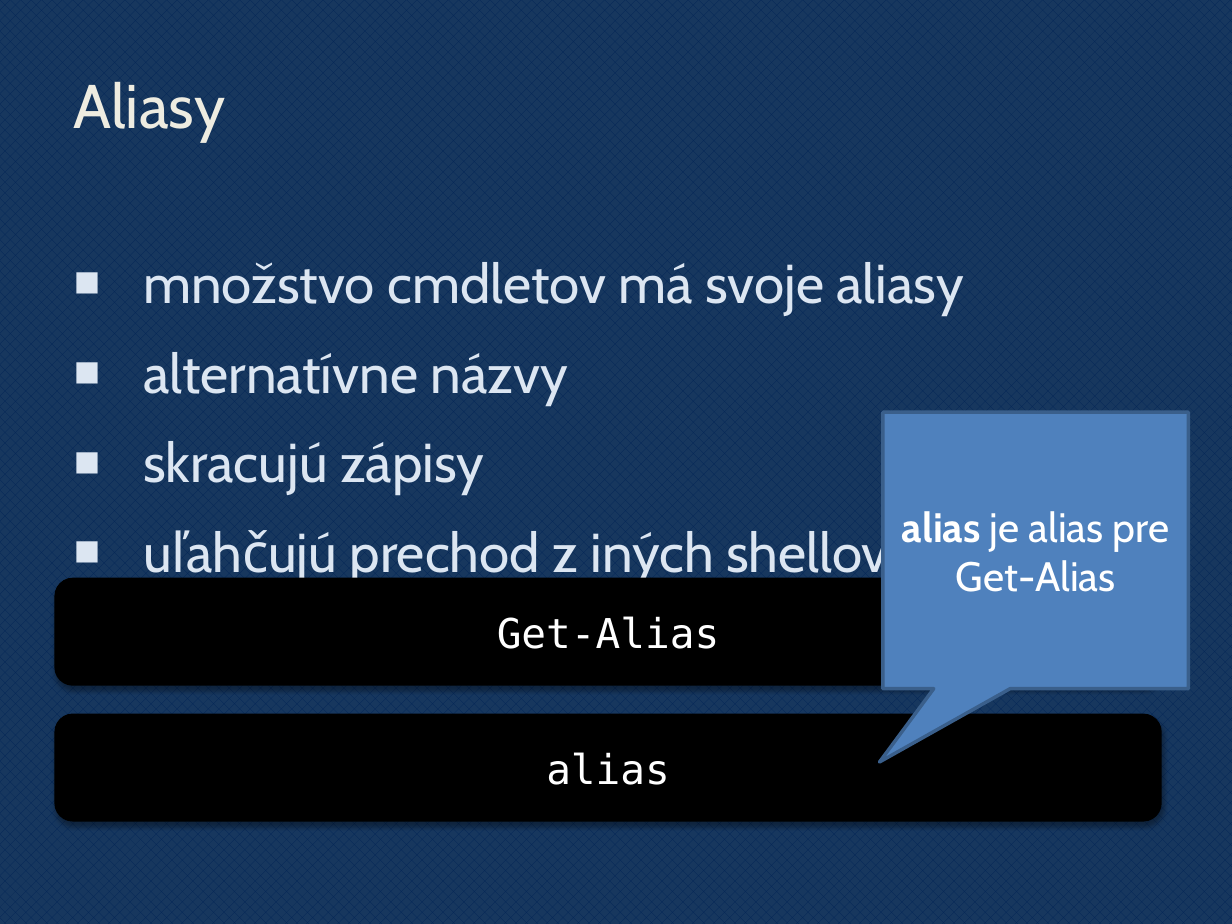
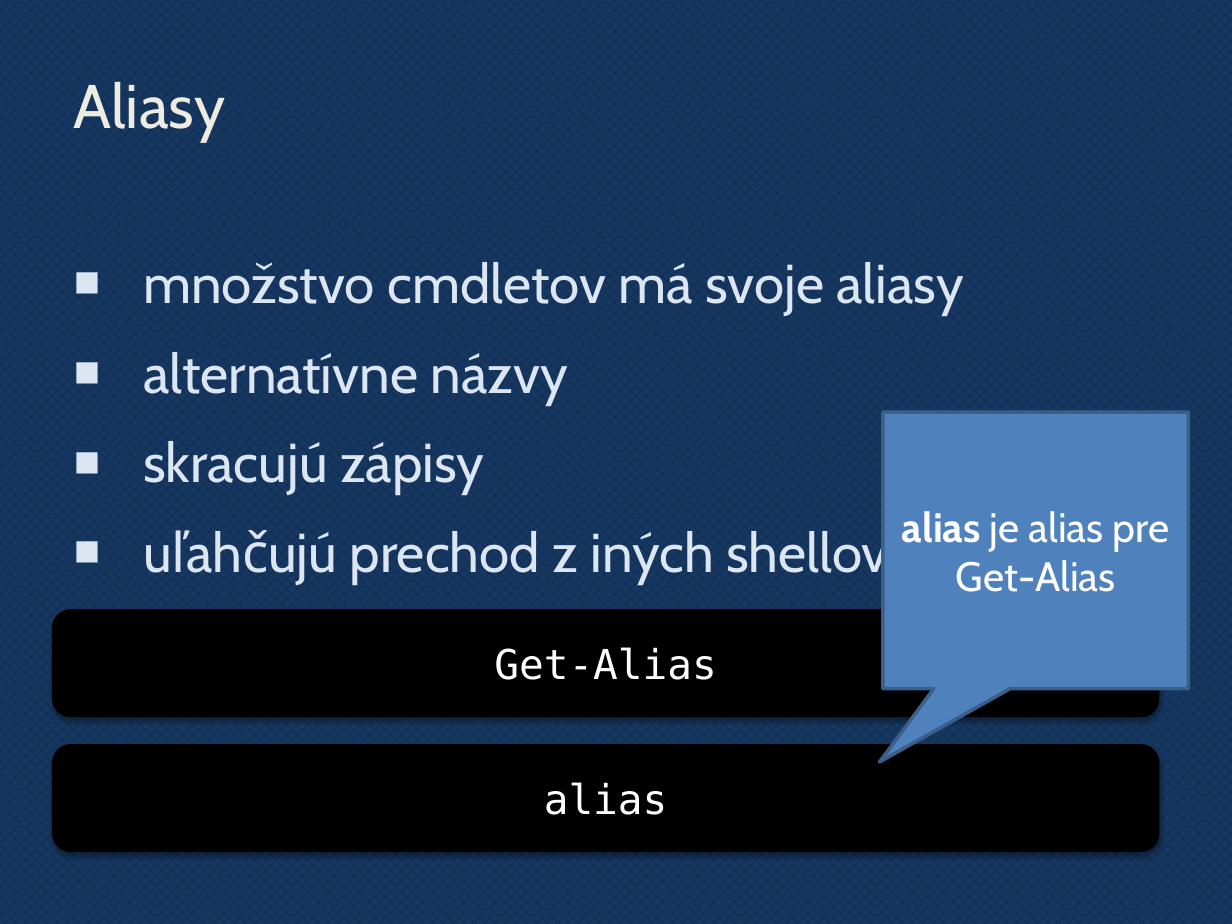
Before and after one commit to novotnyr/powershell-cvicebnica, a slide deck: slide 24 of slides/powershell.pptx. Drawn at 1232x924 pixels with LibreOffice and Linux fonts; fonts in the diff are those of the drawing; background and template pictures are left out. Boxes give left, top, right and bottom in pixels: in the first picture for what was removed or moved away, otherwise in the second. Text is boxed around its words. In the diff, an @@ line names an element or a change of style, - is before the commit and + after.

```diff
--- a/slides/powershell.pptx
+++ b/slides/powershell.pptx
@@ rounded rectangle "Get-Alias": place and size @@
-rounded rectangle "Get-Alias" at (55,578,1162,685)
+rounded rectangle "Get-Alias" at (53,610,1159,717)
@@ rounded rectangle "alias": place and size @@
-rounded rectangle "alias" at (55,715,1162,822)
+rounded rectangle "alias" at (53,744,1159,851)
```
Also in this commit, not shown: 19 other slides changed, 2 slides added, 1 slide removed, 1 other file.
